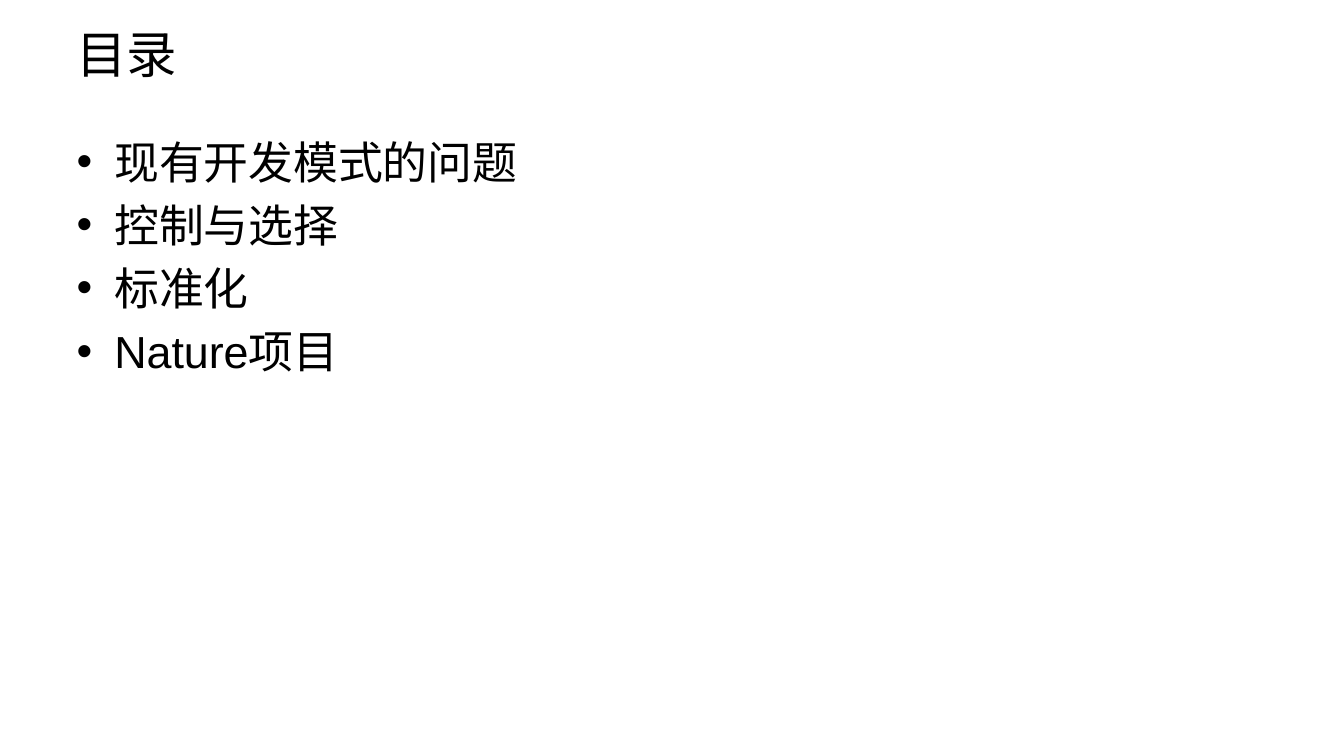
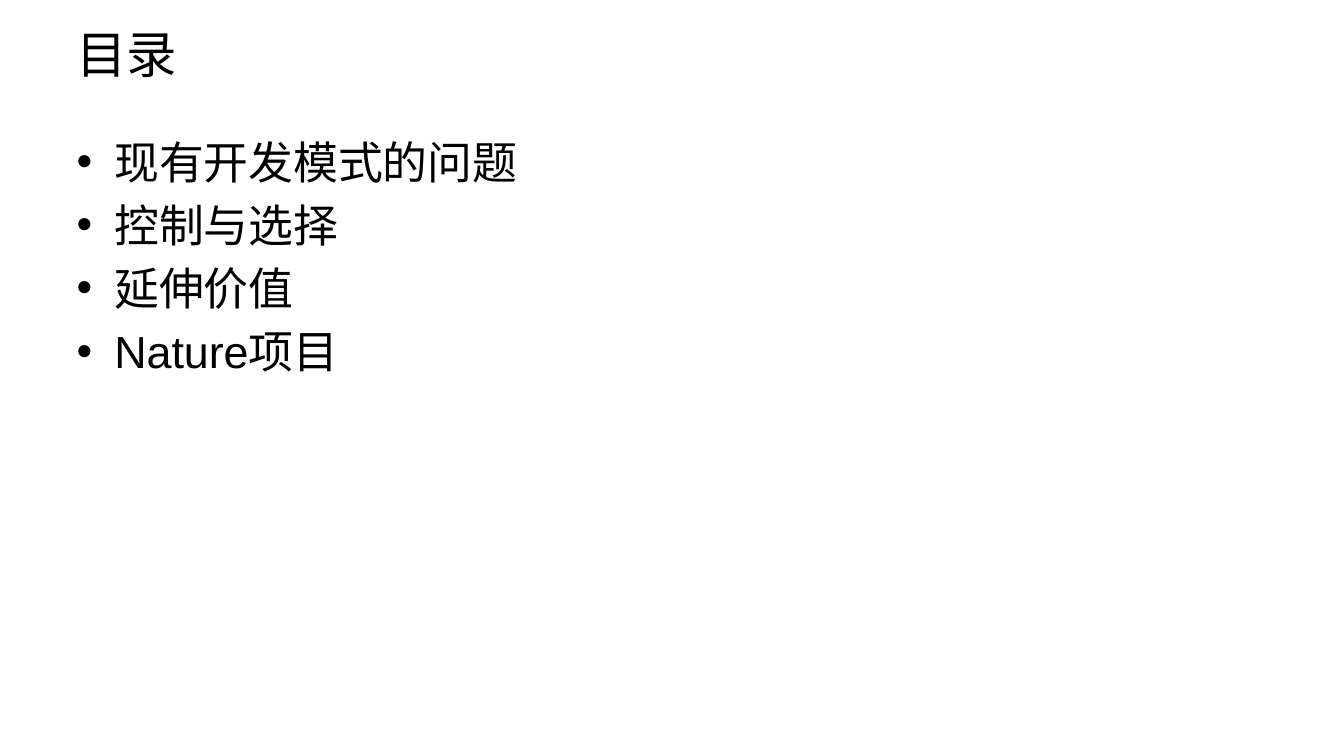
Before and after one commit to llxxbb/Nature, a slide deck: slide 2 of doc/ZH/Nature的商业价值.pptx. Drawn at 1344x756 pixels with LibreOffice and Linux fonts; fonts in the diff are those of the drawing; background and template pictures are left out. Boxes give left, top, right and bottom in pixels: in the first picture for what was removed or moved away, otherwise in the second. Text is boxed around its words. In the diff, an @@ line names an element or a change of style, - is before the commit and + after.

```diff
--- a/doc/ZH/Nature的商业价值.pptx
+++ b/doc/ZH/Nature的商业价值.pptx
@@ text at (114, 267, 293, 309): text changed @@
-• 标准化
+• 延伸价值
```
Also in this commit, not shown: 7 other slides changed, 5 slides added, 1 slide removed, 27 other files.
